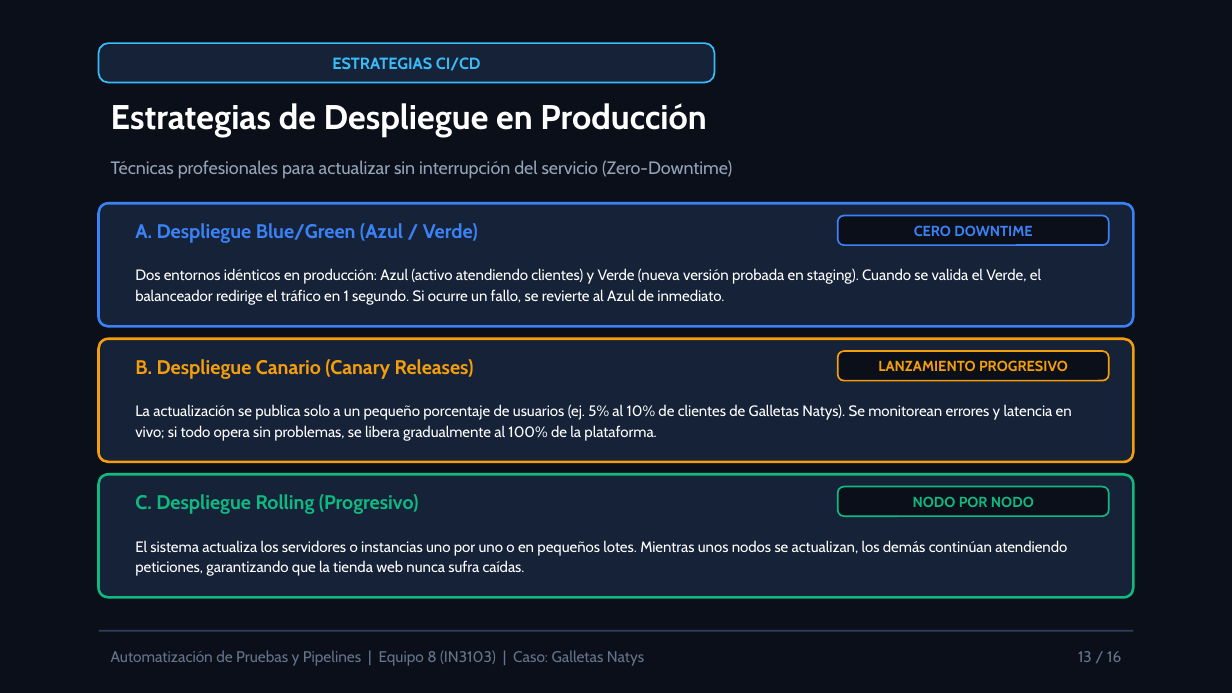
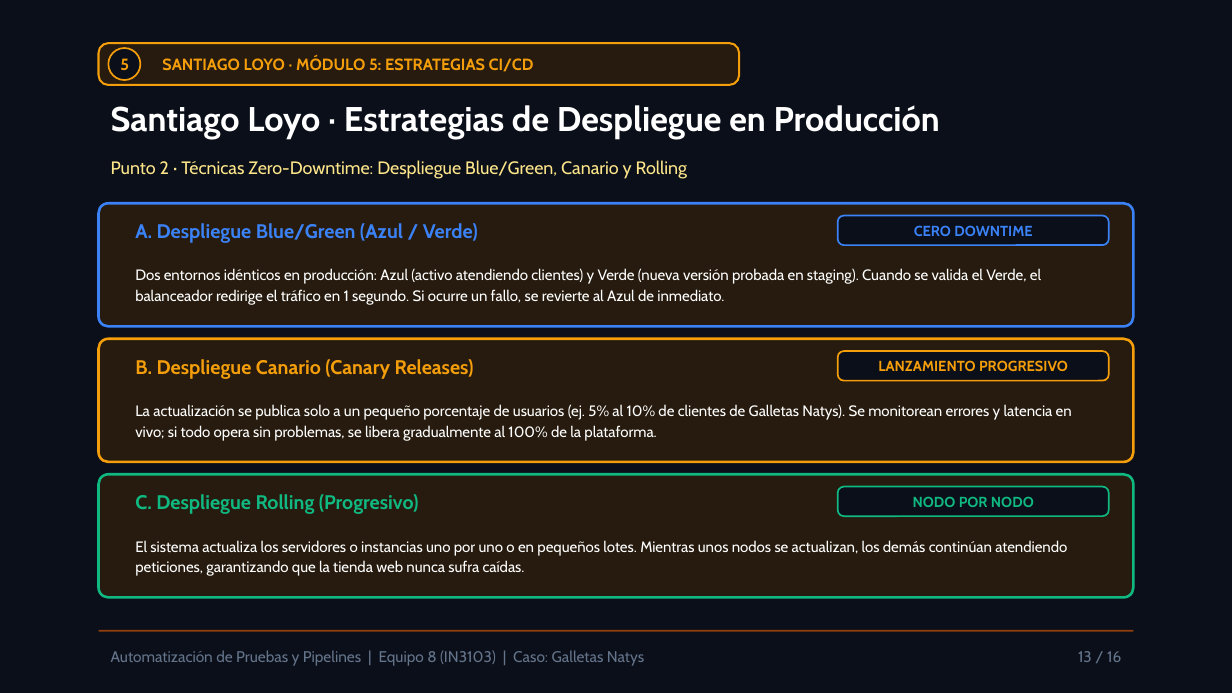
Before and after one commit to Elias0902/natys-landing-exposicion, a slide deck: slide 13 of public/docs/diapositivas-equipo8.pptx. Drawn at 1232x693 pixels with LibreOffice and Linux fonts; fonts in the diff are those of the drawing. Boxes give left, top, right and bottom in pixels: in the first picture for what was removed or moved away, otherwise in the second. Text is boxed around its words. In the diff, an @@ line names an element or a change of style, - is before the commit and + after.

```diff
--- a/public/docs/diapositivas-equipo8.pptx
+++ b/public/docs/diapositivas-equipo8.pptx
@@ rounded rectangle: place and size @@
-rounded rectangle at (99, 43, 715, 83)
+rounded rectangle at (99, 43, 739, 85)
@@ rounded rectangle at (99, 43, 739, 85): fill #162238 to #261B0E; outline #38BDF8 1 pt to #F59E0B 1.2 pt; proportions changed @@
@@ ellipse added at (108, 48, 140, 80), fill #0B0F19, outline #F59E0B 1 pt @@
@@ text added at (120, 58, 129, 70), 9.5 pt, text #F59E0B, bold @@
+5
@@ text at (162, 58, 534, 72): text changed; text colour #38BDF8 to #F59E0B @@
-ESTRATEGIAS CI/CD
+SANTIAGO LOYO · MÓDULO 5: ESTRATEGIAS CI/CD
@@ text at (111, 105, 940, 139): text changed @@
-Estrategias de Despliegue en Producción
+Santiago Loyo · Estrategias de Despliegue en Producción
@@ text at (111, 160, 687, 179): text changed; text colour #94A3B8 to #FDE68A @@
-Técnicas profesionales para actualizar sin interrupción del servicio (Zero-Downtime)
+Punto 2 · Técnicas Zero-Downtime: Despliegue Blue/Green, Canario y Rolling
@@ fill #162238 to #261B0E in 3 elements at (99, 203, 1133, 326), (99, 339, 1133, 462), (99, 474, 1133, 598) @@
@@ line (99, 631) - (1133, 631): stroke #2E3F5E 1 pt to #92400E 1 pt @@
```
Also in this commit, not shown: 15 other slides changed, 8 other files.
